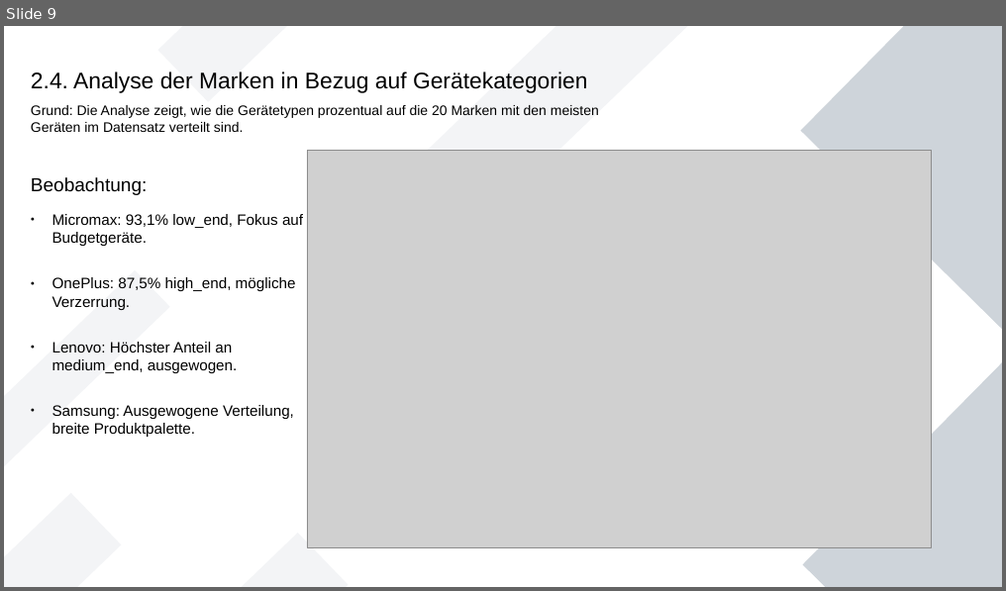
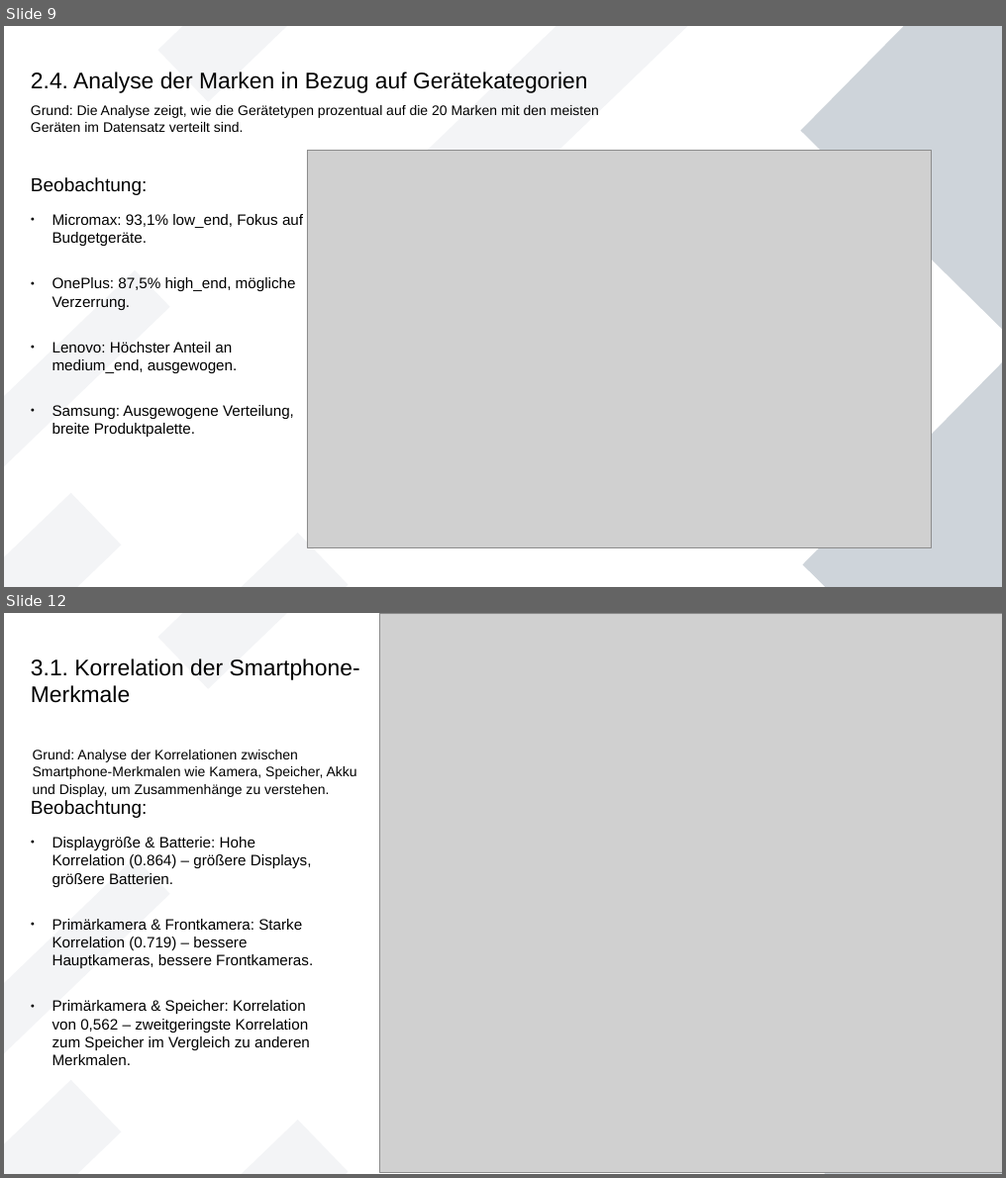
Before and after one commit to RealChoki/HTW-Notes, a slide deck: Semester 4/Ki werkstatt/phones_analysis.odp. Shown one above the other, each under a label of ours: slide 9 before the commit, slides 9 and 12 after it; the slides between them are not shown. The pictures are 1006x591 and 1006x1178 pixels, drawn with LibreOffice and Linux fonts; fonts in the diff are those of the drawing; grey boxes stand for pictures. Boxes give left, top, right and bottom in pixels: in the first picture for what was removed or moved away, otherwise in the second. Text is boxed around its words. In the diff, an @@ line names an element or a change of style, - is before the commit and + after.

```diff
--- a/Semester 4/Ki werkstatt/phones_analysis.odp
+++ b/Semester 4/Ki werkstatt/phones_analysis.odp
@@ slide 12 added at (4,613,1002,1174), background #FFFFFF; not listed: 7 template elements that a slide beside it also shows @@
@@ picture added at (380,613,1002,1173) @@
@@ text added at (31,659,360,703), 18 pt, text #000000 @@
+3.1. Korrelation der Smartphone-
+Merkmale
@@ text added at (33,750,357,797), 11 pt, text #000000 @@
+Grund: Analyse der Korrelationen zwischen
+Smartphone-Merkmalen wie Kamera, Speicher, Akku
+und Display, um Zusammenhänge zu verstehen.
@@ text added at (31,800,313,1065), 12 pt, text #000000 @@
+Beobachtung:
+● Displaygröße & Batterie: Hohe Korrelation (0.864) – größere Displays, größere Batterien.
+● Primärkamera & Frontkamera: Starke Korrelation (0.719) – bessere Hauptkameras, bessere Frontkameras.
+● Primärkamera & Speicher: Korrelation von 0,562 – zweitgeringste Korrelation zum Speicher im Vergleich zu anderen Merkmalen.
```
Also in this commit, not shown: 1 slide changed, 5 other slides added, 13 slides removed, 1 other file.
